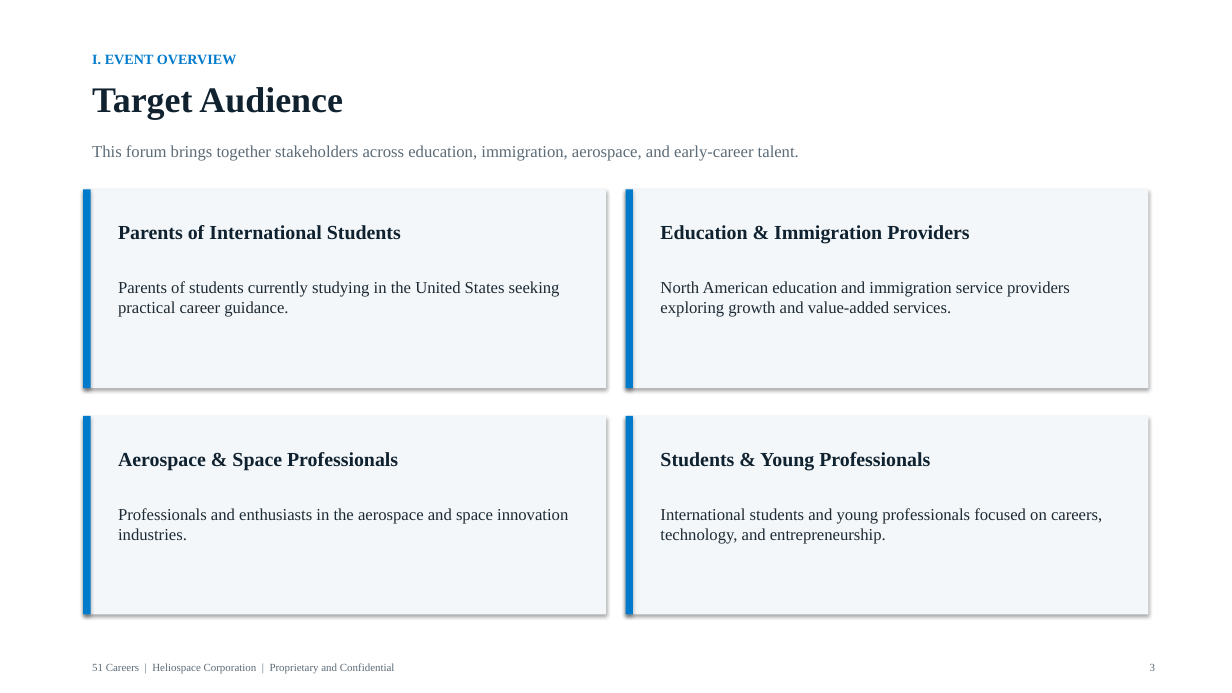
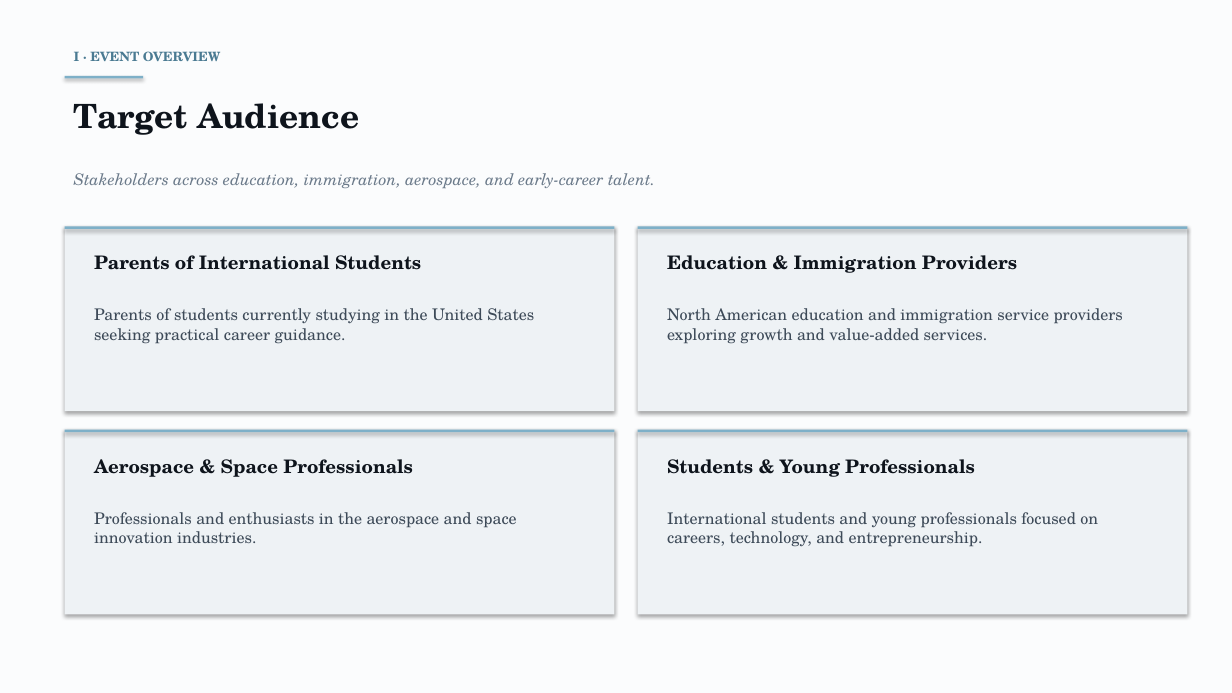
Before and after one commit to anthonyleedu/anthonyleedu, a slide deck: slide 3 of Heliospace_Company_And_Product_Overview.pptx. Drawn at 1232x693 pixels with LibreOffice and Linux fonts; fonts in the diff are those of the drawing. Boxes give left, top, right and bottom in pixels: in the first picture for what was removed or moved away, otherwise in the second. Text is boxed around its words. In the diff, an @@ line names an element or a change of style, - is before the commit and + after.

```diff
--- a/Heliospace_Company_And_Product_Overview.pptx
+++ b/Heliospace_Company_And_Product_Overview.pptx
@@ background #FFFFFF to #FBFCFD @@
@@ text at (74,51,221,61): text changed; size 11 to 10 pt; font Times New Roman to TeX Gyre Schola; text colour #007BCB to #4A7A92 @@
-I. EVENT OVERVIEW
+I · EVENT OVERVIEW
@@ rectangle added at (65,76,143,79), fill #7EB0C8 @@
@@ text "Target Audience": place and size @@
-text "Target Audience" at (92,87,343,120)
+text "Target Audience" at (74,103,359,135)
@@ text "Target Audience" at (74,103,359,135): size 28 to 26 pt, font Times New Roman to TeX Gyre Schola, text colour #10222F to #0E141C @@
@@ text at (74,173,655,188): text changed; size 13 to 12.5 pt; font Times New Roman to TeX Gyre Schola; text colour #5C6B76 to #6B7A8A; italic on @@
-This forum brings together stakeholders across education, immigration, aerospace, and early-career talent.
+Stakeholders across education, immigration, aerospace, and early-career talent.
@@ rectangle removed at (83,189,91,388) @@
@@ rectangle removed at (626,189,633,388) @@
@@ rectangle: place and size @@
-rectangle at (83,189,606,388)
+rectangle at (65,226,615,229)
@@ rectangle added at (65,226,615,411), fill #EEF2F5 @@
@@ rectangle: place and size @@
-rectangle at (626,189,1149,388)
+rectangle at (638,226,1188,229)
@@ rectangle added at (638,226,1188,411), fill #EEF2F5 @@
@@ text "Parents of International Students": place and size @@
-text "Parents of International Students" at (118,225,401,240)
+text "Parents of International Students" at (94,255,421,270)
@@ size 15.5 to 14.5 pt, font Times New Roman to TeX Gyre Schola, text colour #10222F to #0E141C in 4 elements at (94,459,413,477), (667,459,975,477), (94,255,421,270), (667,255,1017,273) @@
@@ text "Education & Immigration Providers": place and size @@
-text "Education & Immigration Providers" at (660,225,969,244)
+text "Education & Immigration Providers" at (667,255,1017,273)
@@ text "Parents of students currently studying ...": place and size @@
-text "Parents of students currently studying ..." at (118,281,560,317)
+text "Parents of students currently studying ..." at (94,308,534,344)
@@ size 13 to 12.5 pt, font Times New Roman to TeX Gyre Schola, text colour #1E2A33 to #3D4A58 in 4 elements at (94,512,517,543), (667,512,1098,547), (94,308,534,344), (667,308,1123,344) @@
@@ text "North American education and immigration ...": place and size @@
-text "North American education and immigration ..." at (660,281,1070,317)
+text "North American education and immigration ..." at (667,308,1123,344)
@@ rectangle removed at (83,416,91,615) @@
@@ rectangle removed at (626,416,633,615) @@
@@ rectangle: place and size @@
-rectangle at (83,416,606,615)
+rectangle at (65,430,615,433)
@@ rectangle added at (65,430,615,615), fill #EEF2F5 @@
@@ fill #F3F7FA to #7EB0C8 in 4 elements at (65,226,615,229), (638,226,1188,229), (65,430,615,433), (638,430,1188,433) @@
@@ rectangle: place and size @@
-rectangle at (626,416,1149,615)
+rectangle at (638,430,1188,433)
@@ rectangle added at (638,430,1188,615), fill #EEF2F5 @@
@@ text "Aerospace & Space Professionals": place and size @@
-text "Aerospace & Space Professionals" at (118,452,398,470)
+text "Aerospace & Space Professionals" at (94,459,413,477)
@@ text "Students & Young Professionals": place and size @@
-text "Students & Young Professionals" at (660,452,930,470)
+text "Students & Young Professionals" at (667,459,975,477)
@@ text "Professionals and enthusiasts in the ...": place and size @@
-text "Professionals and enthusiasts in the ..." at (118,508,568,540)
+text "Professionals and enthusiasts in the ..." at (94,512,517,543)
@@ text removed at (92,663,395,674) @@
-51 Careers | Heliospace Corporation | Proprietary and Confidential
@@ text removed at (1150,664,1155,671) @@
-3
```
Also in this commit, not shown: 19 other slides changed.
